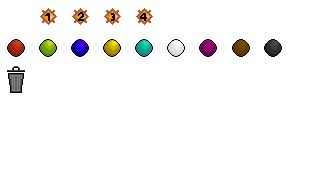
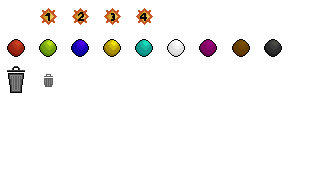
Layer changes from the first 320px x 192px image to the second:
painted on "generic_icons.png" over [44, 73, 53, 87]
